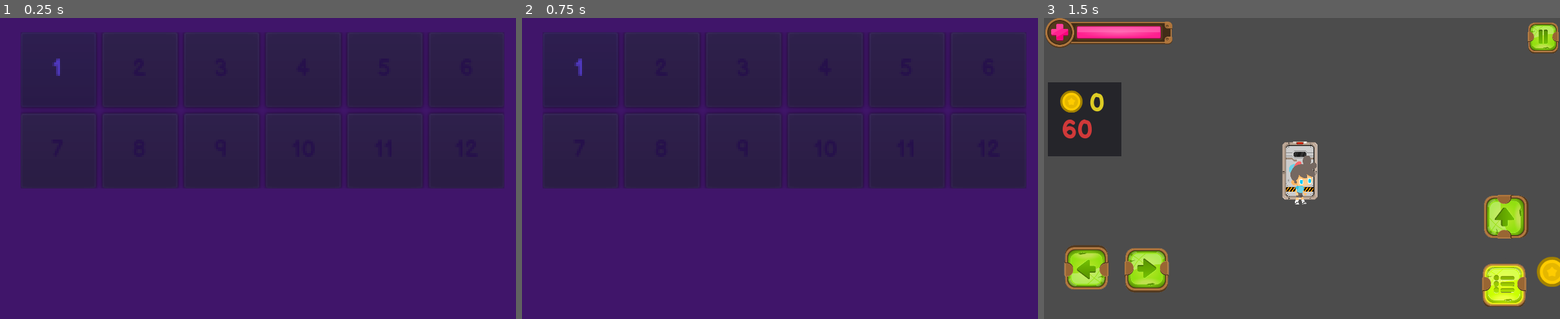
Above: before the commit, frames 1-3 (left to right).
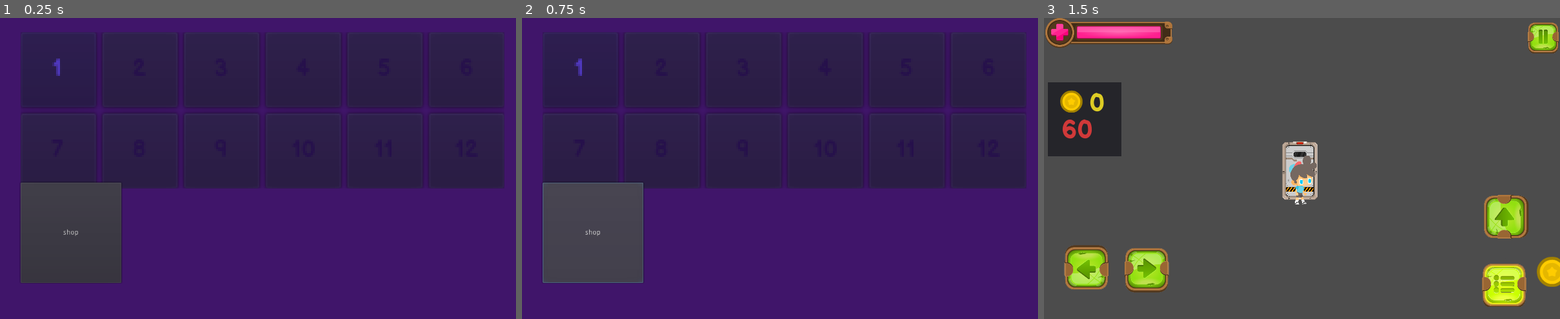
Above: after the commit, the same moments.

Repository: Sarath191181208/Covid-19
Game: Godot game, scene res://scenes/levelSelector.tscn
Same seed, same stepped clock (60 frames per second), same inputs: the game is played once before the commit and once after it.
Inputs (mouse positions are in pixels of both pictures, inside the frame that each line leads up to):
- Up to frame 1 (0.25 s): no input
- Up to frame 2 (0.75 s): click (594, 231) at 0.5 s, where only the run after the commit has a clickable "shop"
- Up to frame 3 (1.5 s): click "1" at 1.25 s

The runs differ from the first frame. In frame 1, 6.6% of the frame differs, in the area x 3-24%, y 54-89%; in frame 2, 6.6%; in frame 3, nothing differs.

Commit message:
did northing

Diff:
--- a/scenes/enemy.tscn
+++ b/scenes/enemy.tscn
@@ -24,7 +24,7 @@
 scale = Vector2( 0.2, 0.2 )
 frames = ExtResource( 1 )
 animation = "idle"
-frame = 2
+frame = 14
 playing = true
 flip_h = true
 
--- a/scenes/levelSelector.tscn
+++ b/scenes/levelSelector.tscn
@@ -192,3 +192,14 @@
 custom_colors/font_color_hover = Color( 0.466667, 0.32549, 0.996078, 0.890196 )
 custom_colors/font_color_pressed = Color( 0.466667, 0.32549, 0.996078, 0.890196 )
 text = "12"
+
+[node name="Button" type="Button" parent="."]
+margin_left = 41.0488
+margin_top = 328.288
+margin_right = 241.049
+margin_bottom = 528.288
+text = "shop"
+expand_icon = true
+__meta__ = {
+"_edit_use_anchors_": false
+}
--- /dev/null
+++ b/scenes/shop.tscn
@@ -0,0 +1,86 @@
+[gd_scene load_steps=4 format=2]
+
+[ext_resource path="res://icon.png" type="Texture" id=1]
+[ext_resource path="res://Assets/healthBar/HealthPowerup.png" type="Texture" id=2]
+[ext_resource path="res://scripts/shop.gd" type="Script" id=3]
+
+[node name="shop" type="Node2D"]
+script = ExtResource( 3 )
+
+[node name="ColorRect" type="ColorRect" parent="."]
+margin_right = 1280.0
+margin_bottom = 600.0
+color = Color( 0.0941176, 0.784314, 0.34902, 1 )
+__meta__ = {
+"_edit_use_anchors_": false
+}
+
+[node name="GridContainer" type="GridContainer" parent="."]
+margin_left = 5.0
+margin_top = 5.0
+margin_right = 100.0
+margin_bottom = 100.0
+columns = 6
+__meta__ = {
+"_edit_use_anchors_": false
+}
+
+[node name="TextureRect" type="TextureRect" parent="GridContainer"]
+margin_right = 200.0
+margin_bottom = 200.0
+rect_min_size = Vector2( 200, 200 )
+texture = ExtResource( 1 )
+expand = true
+
+[node name="TextureRect2" type="TextureRect" parent="GridContainer"]
+margin_left = 204.0
+margin_right = 404.0
+margin_bottom = 200.0
+rect_min_size = Vector2( 200, 200 )
+texture = ExtResource( 1 )
+expand = true
+
+[node name="TextureRect3" type="TextureRect" parent="GridContainer"]
+margin_left = 408.0
+margin_right = 608.0
+margin_bottom = 200.0
+rect_min_size = Vector2( 200, 200 )
+texture = ExtResource( 1 )
+expand = true
+
+[node name="TextureRect4" type="TextureRect" parent="GridContainer"]
+margin_left = 612.0
+margin_right = 812.0
+margin_bottom = 200.0
+rect_min_size = Vector2( 200, 200 )
+texture = ExtResource( 1 )
+expand = true
+
+[node name="TextureRect5" type="TextureRect" parent="GridContainer"]
+margin_left = 816.0
+margin_right = 1016.0
+margin_bottom = 200.0
+rect_min_size = Vector2( 200, 200 )
+texture = ExtResource( 1 )
+expand = true
+
+[node name="TextureRect6" type="TextureRect" parent="GridContainer"]
+margin_left = 1020.0
+margin_right = 1220.0
+margin_bottom = 200.0
+rect_min_size = Vector2( 200, 200 )
+texture = ExtResource( 1 )
+expand = true
+
+[node name="Button" type="Button" parent="GridContainer"]
+margin_top = 204.0
+margin_right = 200.0
+margin_bottom = 404.0
+rect_min_size = Vector2( 200, 200 )
+icon = ExtResource( 2 )
+clip_text = true
+align = 0
+expand_icon = true
+__meta__ = {
+"_edit_use_anchors_": false
+}
--- a/scripts/global.gd
+++ b/scripts/global.gd
@@ -1,3 +1,5 @@
 extends Node
+var coins = 0
+var  ammo = 0
 var levels = []
 var unlocked_levels = 1
--- a/scripts/levelSelector.gd
+++ b/scripts/levelSelector.gd
@@ -11,10 +11,13 @@
 			level.connect('pressed',self,'change_level',[level.name])
 		else :
 			level.disabled = true
+		print(level)
 
 # warning-ignore:unused_argument
 func _physics_process(delta):
 	_ready()
+	$Button.pressed
+
 
 func change_level(lvl_number):
 	print("changed" +  " " + lvl_number)
--- a/scripts/player.gd
+++ b/scripts/player.gd
@@ -5,7 +5,7 @@
 export var speed = 300
 export var time = 0
 
-var coins = 0
+var coins = 0  + Global.ammo
 var velocity = Vector2(0,0)
 var coins_zero = false
 var snap = Vector2.ZERO
@@ -16,6 +16,8 @@
 func _ready():
 	$CanvasLayer/time.text = String(time)
 	$CanvasLayer/coins_collected.text = String(coins)
+	Global.coins += coins
+	print(Global.coins)
 	$level_timer.set_wait_time(1)
 	$level_timer.start()
 func Time():
--- /dev/null
+++ b/scripts/shop.gd
@@ -0,0 +1,10 @@
+extends Node2D
+
+func _physics_process(delta):
+	$GridContainer/Button.connect("pressed",self,"addCoin")
+
+func addCoin():
+	if Global.coins != 0:
+		Global.coins -= 1
+	Global.ammo += 1
+	print(Global.coins)
